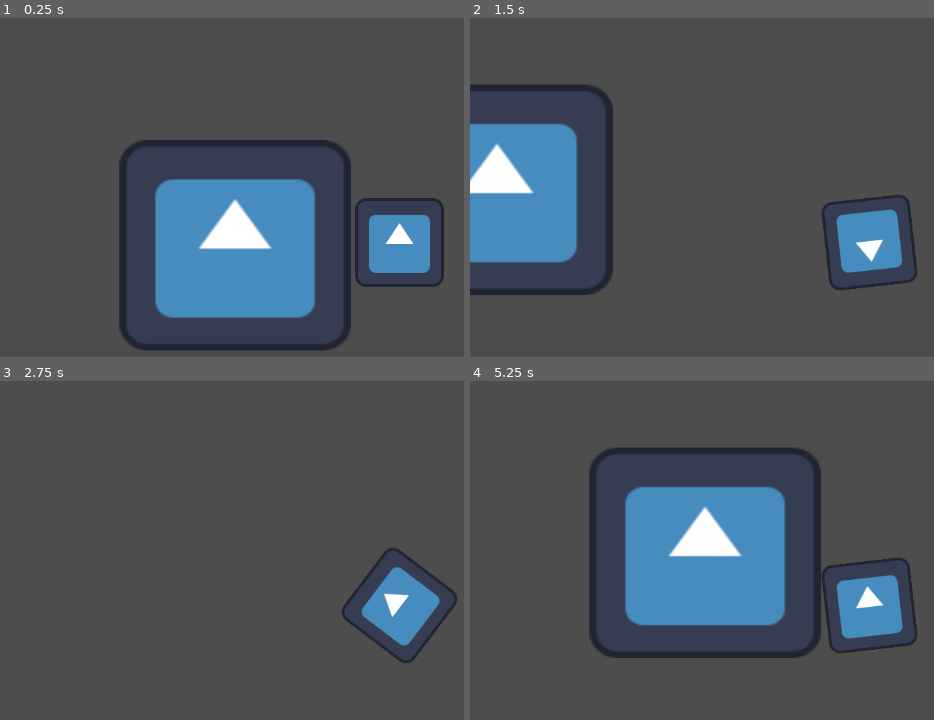
Above: before the commit, frames 1-4 (two rows, left to right).
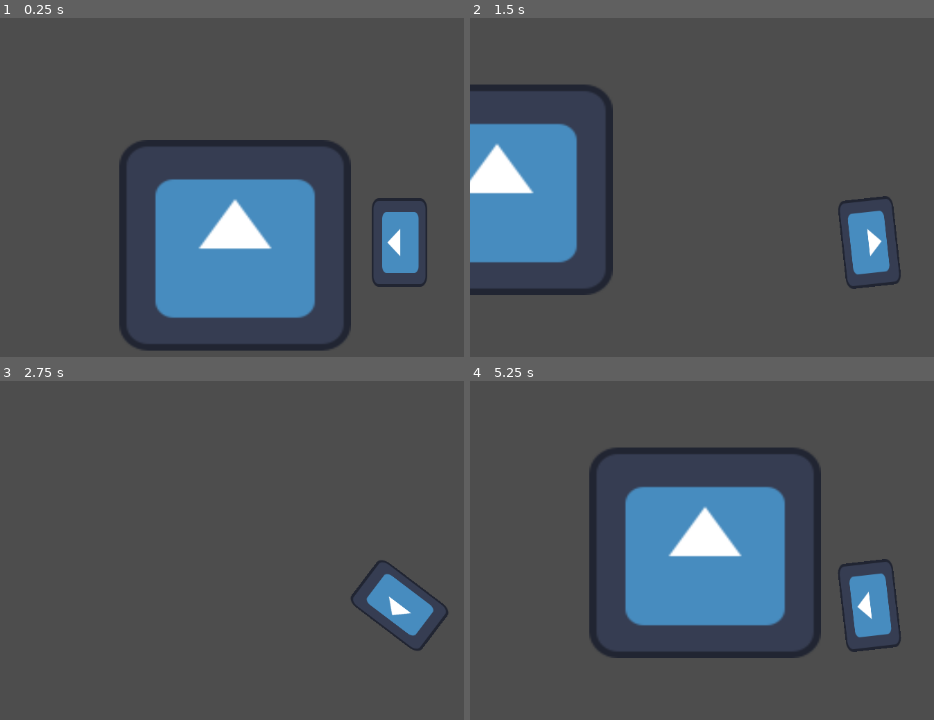
Above: after the commit, the same moments.

Repository: eduardomdc/firehazard
Game: Godot game, scene res://levels/main.tscn
Two runs of this game, one before a commit and one after it. Both use one fixed random seed, a clock stepped at 60 frames per second and the inputs below. The engine's default icon, where the game draws it, is replaced by a stand-in: a white triangle on a blue panel in a dark square.
Inputs (mouse positions are in pixels of both pictures, inside the frame that each line leads up to):
- Up to frame 1 (0.25 s): no input
- Up to frame 2 (1.5 s): tap Enter at 0.5 s; move the mouse to (outside the picture) at 0.52 s; hold D (move_right) 0.53-1.28 s; move the mouse to (711, 265) at 1.27 s; hold S (move_down) from 1.28 s (still down)
- Up to frame 3 (2.75 s): move the mouse to (outside the picture) at 2.02 s; release S (move_down) at 2.03 s; hold D (move_right) from 2.03 s (still down)
- Up to frame 4 (5.25 s): move the mouse to (827, 696) at 2.77 s; release D (move_right) at 2.78 s; hold W (move_up) 2.78-3.53 s; tap Space at 3.5 s; move the mouse to (outside the picture) at 3.52 s; hold A (move_left) 3.53-5.03 s; move the mouse to (627, 536) at 4.27 s; move the mouse to (910, 604) at 5.02 s; hold S (move_down) from 5.03 s (still down)

The runs differ from the first frame. In frame 1, 1.7% of the frame differs, in the area x 76-96%, y 53-80%; in frame 2, 1.7%; in frame 3, 1.7%; in frame 4, 1.8%, in the area x 75-97%, y 52-81%.

Commit message:
player olha pro mouse de frente

Diff:
--- a/player/player.gd
+++ b/player/player.gd
@@ -4,13 +4,12 @@
 const move_speed = 400.0
 
 func _physics_process(_delta):
-	# Get the input direction and handle the movement/deceleration.
-	# As good practice, you should replace UI actions with custom gameplay actions.
 	var direction = Input.get_vector("move_left", "move_right", "move_up", "move_down")
 	if direction:
 		velocity = direction * move_speed
 	else:
 		velocity = Vector2.ZERO
+
 	move_and_slide()
 
 	look_at(get_global_mouse_position())
--- a/player/player.tscn
+++ b/player/player.tscn
@@ -4,7 +4,7 @@
 [ext_resource type="Texture2D" uid="uid://c8461mnr582n0" path="res://icon.svg" id="2_uexpe"]
 
 [sub_resource type="RectangleShape2D" id="RectangleShape2D_i7u7y"]
-size = Vector2(128, 128)
+size = Vector2(80, 112)
 
 [node name="Player" type="CharacterBody2D"]
 script = ExtResource("1_c6bin")
@@ -13,6 +13,9 @@
 shape = SubResource("RectangleShape2D_i7u7y")
 
 [node name="Sprite2D" type="Sprite2D" parent="."]
+position = Vector2(0, 9.53674e-07)
+rotation = -1.5708
+scale = Vector2(1, 0.625)
 texture = ExtResource("2_uexpe")
 
 [node name="AnimationPlayer" type="AnimationPlayer" parent="."]
